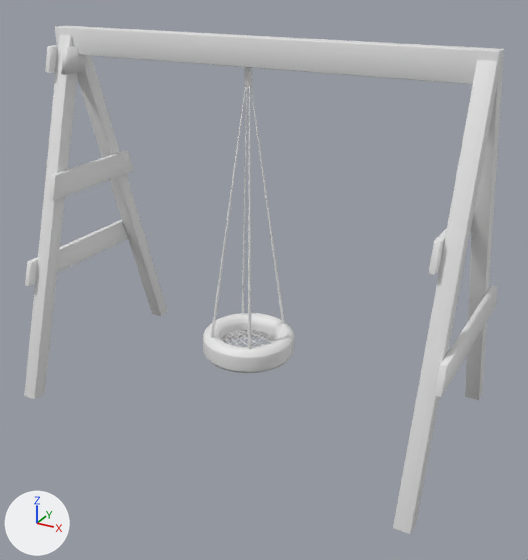
Two versions of the glTF model public/tireswing.glb, one commit apart.
The view is the same before and after, from a 50 mm camera at (-8.233, -0.522, 0.58) aimed at (-8.45, -0.128, 0.383). Lighting does not change. The marker at lower left points along +X, +Y and +Z. Where no turn or scale is listed for an object, it has been applied to the vertices.

Names of what the first picture shows: 'Frame', 'Tire'.
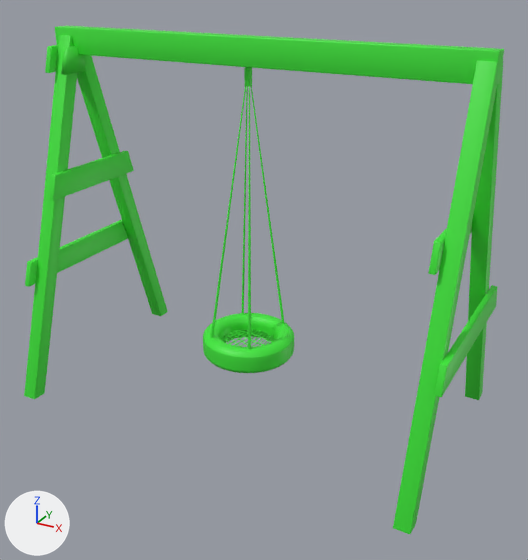
Pixel boxes [x1, y1, x2, y2] of what changed, in the pictures (528 x 560 px):
'Frame', recoloured (grey to green): [24, 26, 504, 534] in both
'Tire', recoloured (white to green): [203, 67, 294, 373] in both

The change in detail:
Material 'Material.001' (mat_material_001) is new.
Its base color is (0.0488, 0.8, 0.0412) (green #3ee739).
me_cube_008 has 712 vertices, 1378 faces and spans x -0.15..0.154, y -0.083..0.083, z -0.243..0.009.
me_cube_008 now uses material mat_material_001 (green #3ee739).
me_cube_010 has 2522 vertices, 5392 faces and spans x -0.034..0.032, y -0.033..0.032, z -0.2..0.001.
me_cube_010 now uses material mat_material_001 (green #3ee739).
